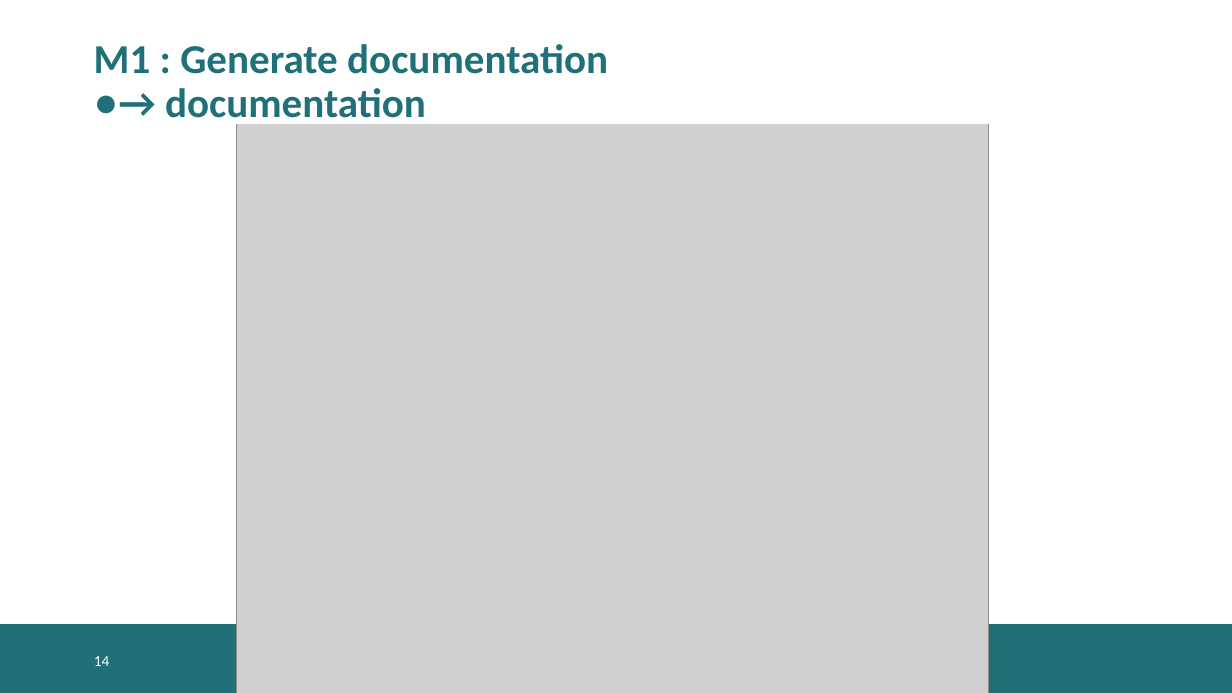
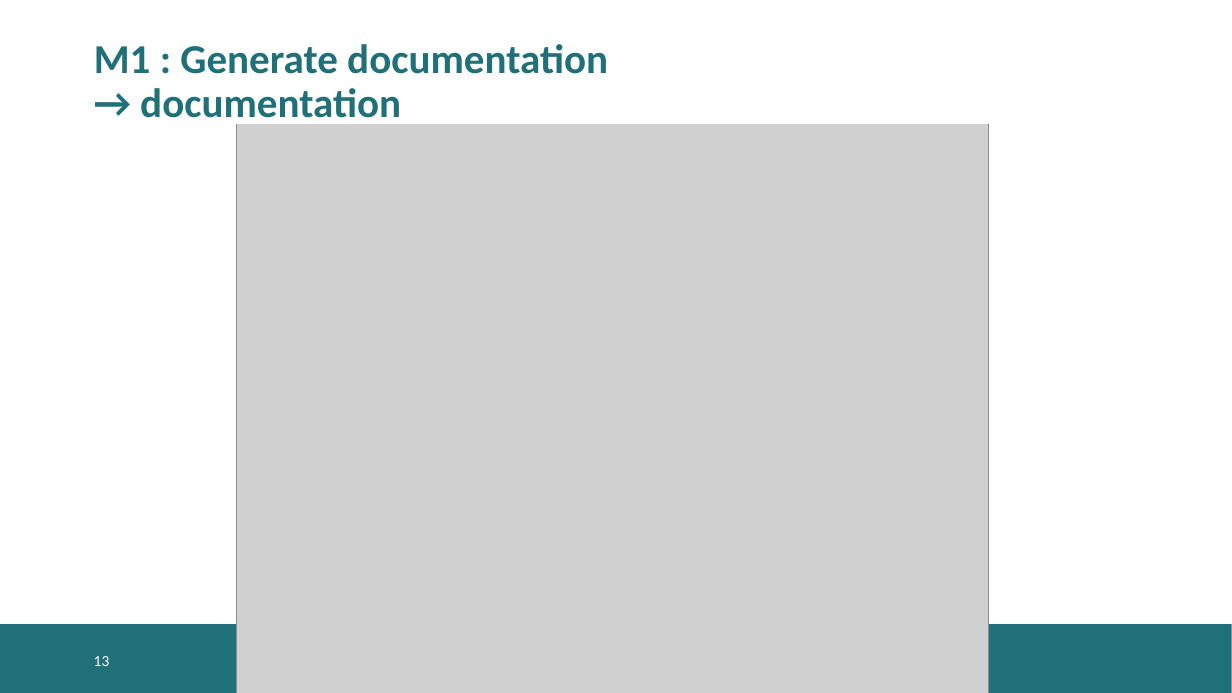
Before and after one commit to KelkooGroup/theGardener, a slide deck: slide 13 of doc/BDD_TheGardener_features.pptx (slide 14 before the commit). Drawn at 1232x693 pixels with LibreOffice and Linux fonts; fonts in the diff are those of the drawing; grey boxes stand for pictures; background and template pictures are left out. Boxes give left, top, right and bottom in pixels: in the first picture for what was removed or moved away, otherwise in the second. Text is boxed around its words. In the diff, an @@ line names an element or a change of style, - is before the commit and + after.

Commit message:
update documentation

```diff
--- a/doc/BDD_TheGardener_features.pptx
+++ b/doc/BDD_TheGardener_features.pptx
@@ text at box(140, 88, 401, 128): bullet ● to none @@
@@ page number at box(94, 656, 110, 666): text changed @@
-14
+13
```
Also in this commit, not shown: 10 other slides changed, 1 slide added, 2 slides removed, 5 other files.
